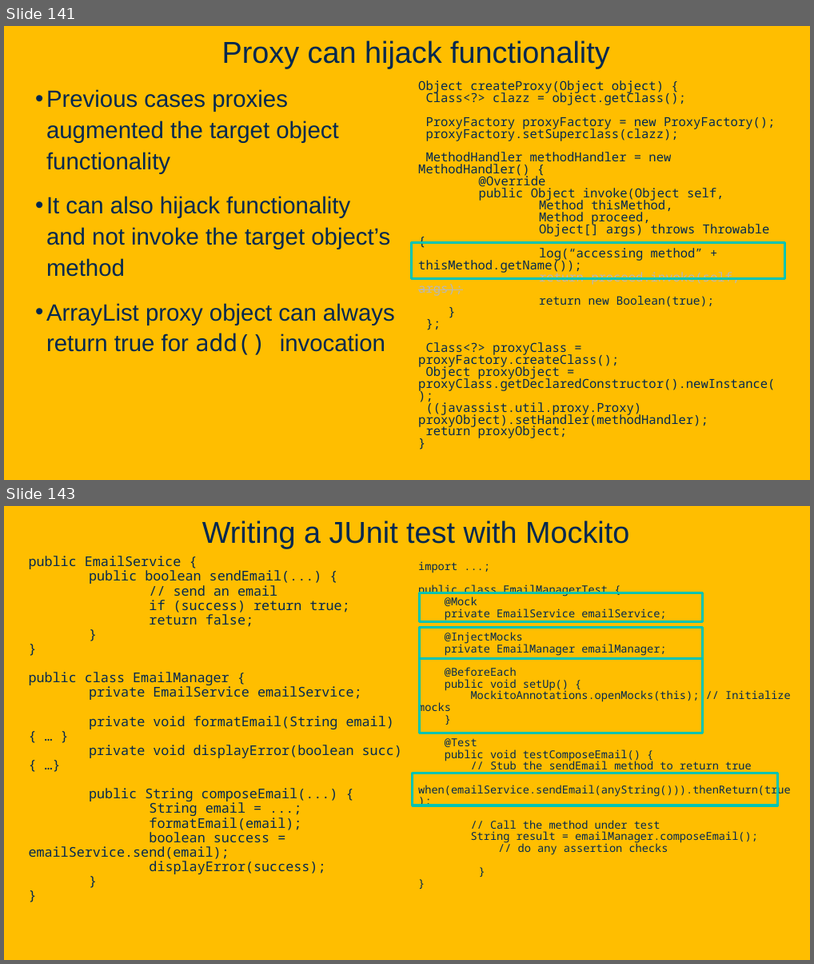
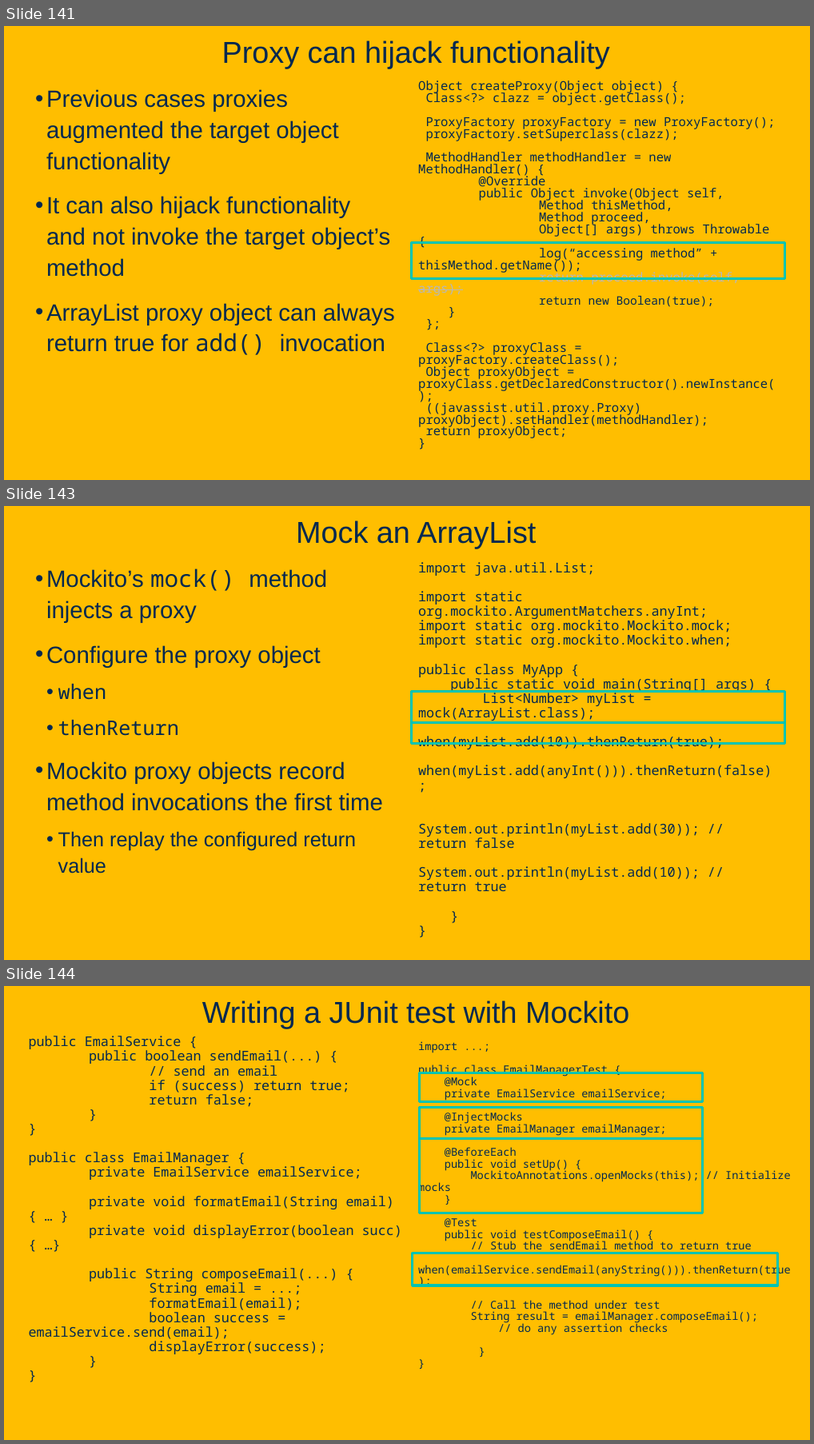
Before and after one commit to davsec-teaching/ecs160-f25, a slide deck: slides/5_annotations_and_reflection.pptx. Shown one above the other, each under a label of ours: slides 141 and 143 before the commit, slides 141, 143 and 144 after it; the slides between them are not shown. The pictures are 814x964 and 814x1444 pixels, drawn with LibreOffice and Linux fonts; fonts in the diff are those of the drawing; background and template pictures are left out. Boxes give left, top, right and bottom in pixels: in the first picture for what was removed or moved away, otherwise in the second. Text is boxed around its words. In the diff, an @@ line names an element or a change of style, - is before the commit and + after.

```diff
--- a/slides/5_annotations_and_reflection.pptx
+++ b/slides/5_annotations_and_reflection.pptx
@@ slide 143 added at bbox=[4, 506, 810, 960], background picture (left out) @@
@@ title added at bbox=[296, 520, 536, 548], 36 pt, text #022850 @@
+Mock an ArrayList
@@ text added at bbox=[46, 568, 383, 873], 28 pt, text #022850 @@
+• Mockito’s mock() method injects a proxy
+• Configure the proxy object
+  • when
+  • thenReturn
+• Mockito proxy objects record method invocations the first time
+  • Then replay the configured return value
@@ text added at bbox=[418, 562, 772, 891], 16 pt, text #022850 @@
+import java.util.List;
+import static org.mockito.ArgumentMatchers.anyInt;
+import static org.mockito.Mockito.mock;
+import static org.mockito.Mockito.when;
+public class MyApp {
+public static void main(String[] args) {
+List<Number> myList = mock(ArrayList.class);
+when(myList.add(10)).thenReturn(true);
+when(myList.add(anyInt())).thenReturn(false);
+System.out.println(myList.add(30)); // return false
+System.out.println(myList.add(10)); // return true
+}
+}
@@ rectangle added at bbox=[412, 691, 786, 722], outline #00C4B2 3 pt @@
@@ rectangle added at bbox=[412, 722, 786, 743], outline #00C4B2 3 pt @@
@@ what was slide 143 is now slide 144 @@
```
Also in this commit, not shown: 6 slides changed.
